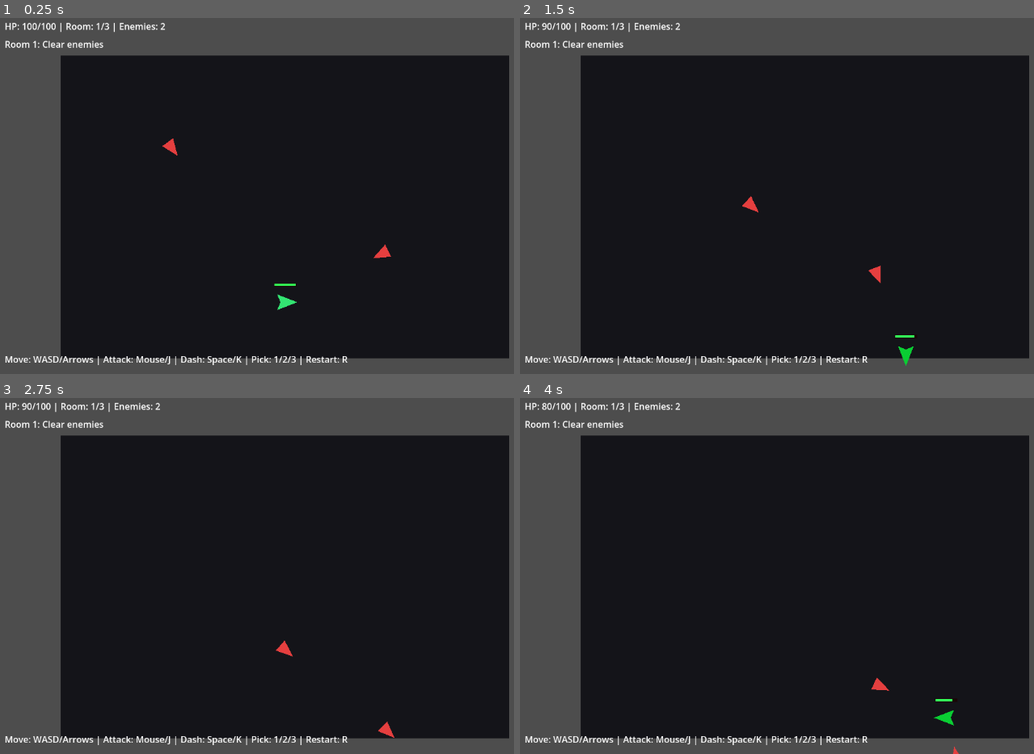
Above: before the commit, frames 1-4 (two rows, left to right).
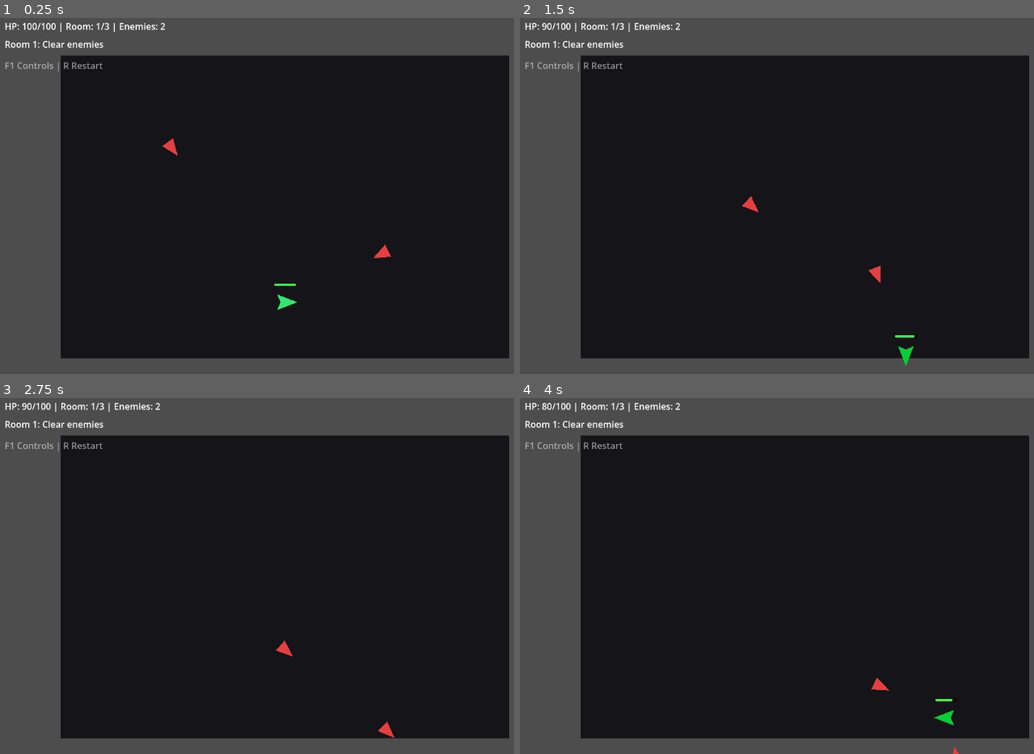
Above: after the commit, the same moments.

Repository: DGoat/Project-A
Game: Godot game, scene res://scenes/Main.tscn
The game is run twice, just before and just after one commit, with the same random seed, the same clock (stepped at 60 frames per second) and the same inputs.
Inputs (mouse positions are in pixels of both pictures, inside the frame that each line leads up to):
- Up to frame 1 (0.25 s): no input
- Up to frame 2 (1.5 s): move the mouse to (977, 174) at 0.52 s; hold D (move_right) 0.53-1.28 s; click (977, 174) at 0.6 s; move the mouse to (705, 210) at 1.27 s; hold S (move_down) from 1.28 s (still down); tap Space (dash) at 1.35 s
- Up to frame 3 (2.75 s): move the mouse to (380, 494) at 2.02 s; release S (move_down) at 2.03 s; hold D (move_right) from 2.03 s (still down); tap 1 (pick_blessing_1) at 2.1 s
- Up to frame 4 (4 s): move the mouse to (802, 643) at 2.77 s; release D (move_right) at 2.78 s; hold W (move_up) 2.78-3.53 s; tap 2 (pick_blessing_2) at 2.85 s; move the mouse to (1028, 625) at 3.52 s; hold A (move_left) from 3.53 s (still down); tap 3 (pick_blessing_3) at 3.6 s

The runs differ from the first frame. In frame 1, 0.7% of the frame differs, in the area x 0-68%, y 12-98%; in frame 2, 0.7%; in frame 3, 0.7%; in frame 4, 0.7%.

Commit message:
Polish M2 combat readability feedback

Diff:
--- a/demos/demo-godot-001-action-roguelite/scenes/Main.tscn
+++ b/demos/demo-godot-001-action-roguelite/scenes/Main.tscn
@@ -43,10 +43,11 @@
 [node name="ControlsHint" type="Label" parent="CanvasLayer/UI"]
 layout_mode = 0
 offset_left = 20.0
-offset_top = 610.0
-offset_right = 1050.0
-offset_bottom = 640.0
-text = "Move: WASD/Arrows | Attack: Mouse/J | Dash: Space/K | Pick: 1/2/3 | Restart: R"
+offset_top = 86.0
+offset_right = 520.0
+offset_bottom = 108.0
+text = "F1 Controls | R Restart"
+modulate = Color(1, 1, 1, 0.55)
 
 [node name="BlessingPanel" type="PanelContainer" parent="CanvasLayer/UI"]
 visible = false
--- a/demos/demo-godot-001-action-roguelite/scenes/Player.tscn
+++ b/demos/demo-godot-001-action-roguelite/scenes/Player.tscn
@@ -34,8 +34,8 @@
 
 [node name="AttackPreview" type="Polygon2D" parent="."]
 visible = false
-color = Color(1, 0.85, 0.2, 0.45)
-polygon = PackedVector2Array(32, 0, 22, -22, -22, -22, -32, 0, -22, 22, 22, 22)
+color = Color(1, 0.92, 0.35, 0.28)
+polygon = PackedVector2Array(30, 0, 21, -12, 0, -18, -21, -12, -30, 0, -21, 12, 0, 18, 21, 12)
 
 [node name="AttackArea" type="Area2D" parent="."]
 collision_mask = 2
--- a/demos/demo-godot-001-action-roguelite/scripts/melee_enemy.gd
+++ b/demos/demo-godot-001-action-roguelite/scripts/melee_enemy.gd
@@ -59,7 +59,10 @@
 		knockback_direction = source.global_position.direction_to(global_position).normalized()
 		knockback_time = knockback_duration
 	hp -= amount
-	body.modulate = Color(1.0, 0.45, 0.45)
+	if damage_type == "burn":
+		body.modulate = Color(1.0, 0.45, 0.05)
+	else:
+		body.modulate = Color(1.0, 0.45, 0.45)
 	await get_tree().create_timer(0.06).timeout
 	if is_instance_valid(body):
 		body.modulate = Color(1.0, 0.35, 0.25) if elite else Color(0.9, 0.25, 0.25)
--- a/demos/demo-godot-001-action-roguelite/scripts/ranged_enemy.gd
+++ b/demos/demo-godot-001-action-roguelite/scripts/ranged_enemy.gd
@@ -57,7 +57,10 @@
 		knockback_direction = source.global_position.direction_to(global_position).normalized()
 		knockback_time = knockback_duration
 	hp -= amount
-	body.modulate = Color(1.0, 0.55, 0.55)
+	if damage_type == "burn":
+		body.modulate = Color(1.0, 0.45, 0.05)
+	else:
+		body.modulate = Color(1.0, 0.55, 0.55)
 	await get_tree().create_timer(0.06).timeout
 	if is_instance_valid(body):
 		body.modulate = Color(0.35, 0.55, 1.0)
Not shown, changed: demos/demo-godot-001-action-roguelite/dev-log.md
Not shown, changed: demos/demo-godot-001-action-roguelite/issue-tracker.md
